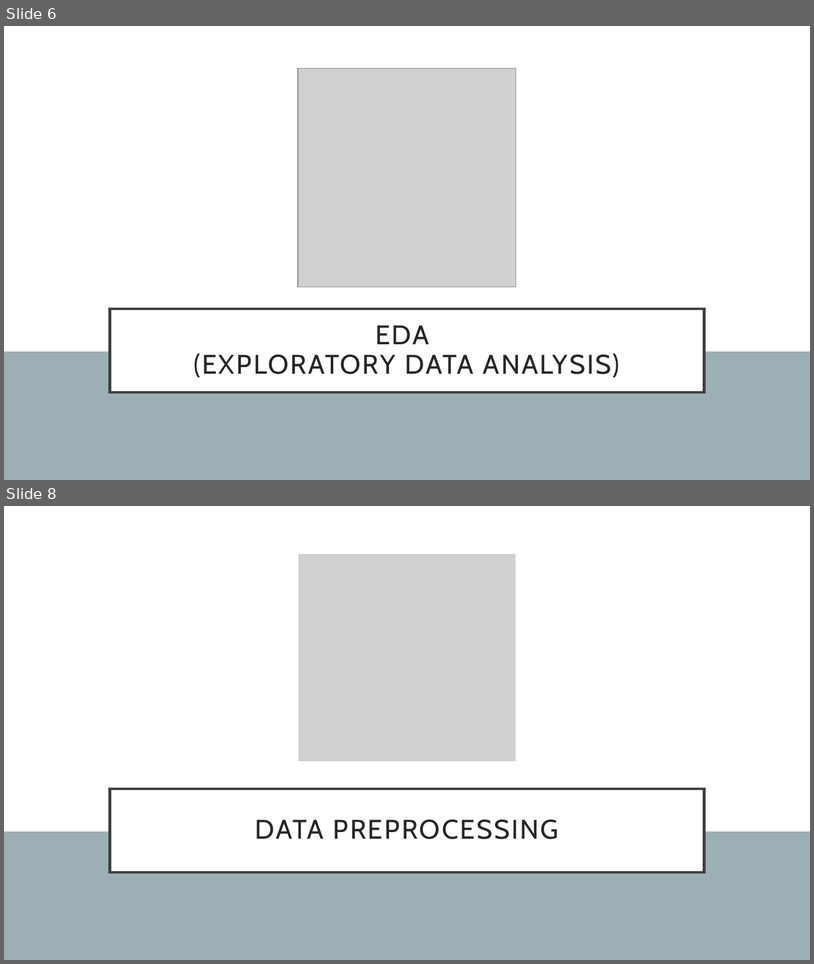
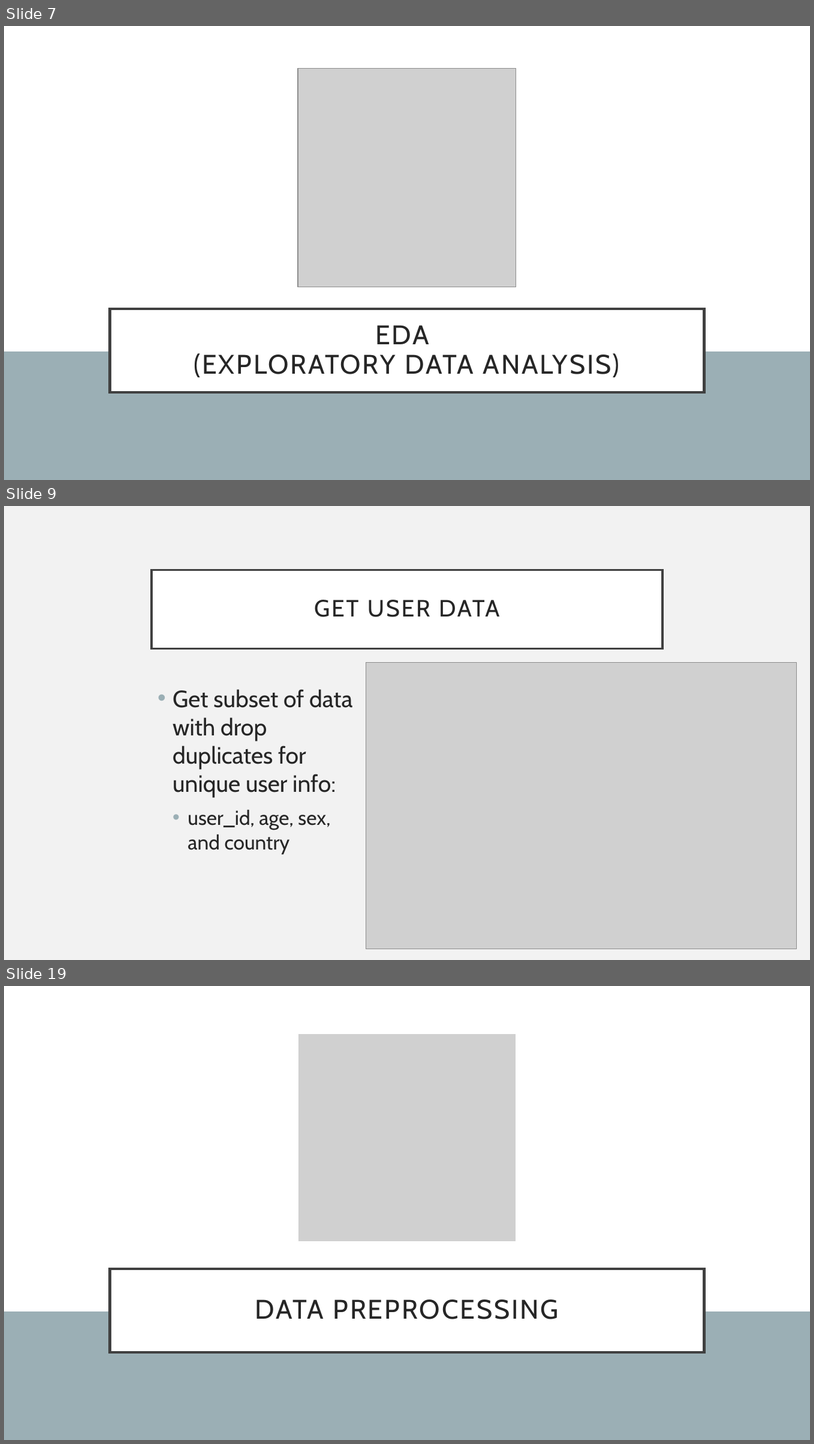
Before and after one commit to chelseanbr/aih-eda-modeling, a slide deck: aih-sl-tutorial.pptx. Shown one above the other, each under a label of ours: slides 6 and 8 before the commit, slides 7, 9 and 19 after it; the slides between them are not shown. The pictures are 814x964 and 814x1444 pixels, drawn with LibreOffice and Linux fonts; fonts in the diff are those of the drawing; grey boxes stand for pictures. Boxes give left, top, right and bottom in pixels: in the first picture for what was removed or moved away, otherwise in the second. Text is boxed around its words. In the diff, an @@ line names an element or a change of style, - is before the commit and + after.

```diff
--- a/aih-sl-tutorial.pptx
+++ b/aih-sl-tutorial.pptx
@@ slide 9 added at (x1=4, y1=506, x2=810, y2=960), background #F2F2F2 @@
@@ title added at (x1=152, y1=570, x2=663, y2=648), fill #FFFFFF, outline #404040 2.5 pt, 28 pt, text #262626 @@
+GET USER DATA
@@ picture added at (x1=366, y1=663, x2=797, y2=949) @@
@@ text added at (x1=173, y1=689, x2=353, y2=854), 28 pt, text #262626 @@
+• Get subset of data with drop duplicates for unique user info:
+  • user_id, age, sex, and country
@@ what was slide 6 is now slide 7 @@
@@ what was slide 8 is now slide 19 @@
```
Also in this commit, not shown: 2 slides changed, 11 other slides added, 1 slide removed, 1 other file.
